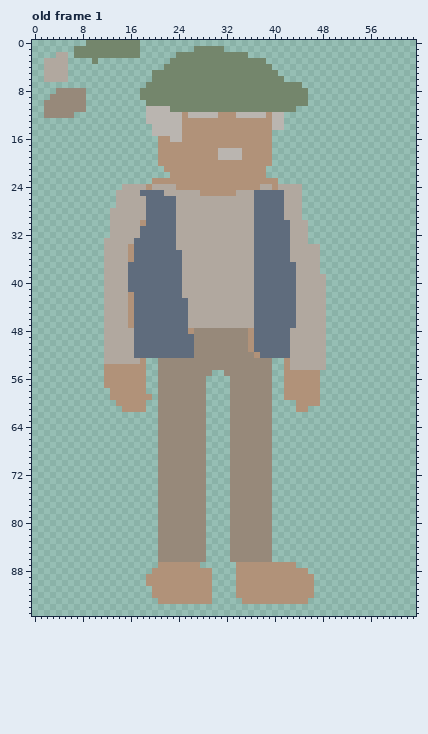
Two versions of one pixel-art file, assets/sprite_joueur.aseprite. The first picture shows the starting point.
64x96 pixels, 1 frame. Colours within 5 levels of each other are drawn and written as one. Shown: old frame 1. The commit also changed other frames, which this record leaves out.
Once edited:
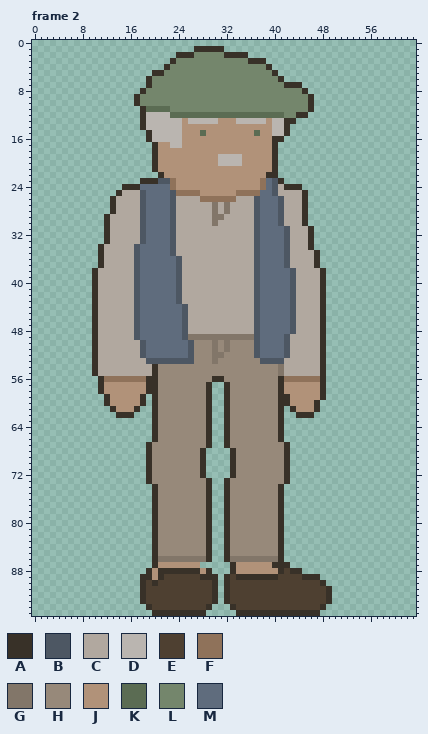
Palette (. is transparent): A #383128  B #4d5763  C #b1a89f  D #bab5b0  E #4e4031  F #8f725a  G #827669  H #97897a  J #b19279  K #5b6c53  L #74866c  M #5f6c7d
A new or re-ordered frame is compared with the old frame closest to it.
From old to new:
frames 1 -> 2
layer "chaussures" added
layer "line" added
Changed rows in their new state; - is an unchanged pixel.
Frame 2 is new; against old frame 1:
first column x 2:
 0 -------.........--------------------------------
 1 -----...........---------AAAAA------------------
 2 --..-...........------AAA-----AAAA--------------
 3 ....----.------------A------------AAA-----------
 4 ....----------------A----------------A----------
 5 ....--------------AA------------------A---------
 6 ....-------------A---------------------A--------
 7 -----------------A----------------------AAA-----
 8 --.....---------A--------------------------A----
 9 -......--------A----------------------------A---
10 .......--------AL---------------------------A---
11 .......---------AKKKK---------------------LLA---
12 .....-----------A----KKKKKKKKKKKKKKKKKKKLLAA----
13 ----------------A-------DDDDD---DDDDD---AA------
14 ----------------AD----------------------A-------
15 -----------------A--------K--------K--DDA-------
16 -----------------ADDD-----------------AA--------
17 ------------------A--DD---------------A---------
18 ------------------A----------JJJJ-----A---------
19 ------------------A-------------------A---------
20 ------------------A----------DDDD-----A---------
21 ------------------AJ-----------------JA---------
22 -------------------AJ----------------AA---------
23 ----------------AAABBF--------------FMBA--------
24 -------------AAAMMMMMF--------------FMB-AAA-----
25 ------------A---B---MBFFFF------FFFF--BC---A----
26 -----------A----B----B----FFFFFF---B---B---A----
27 -----------A----B----B------G-G----B---B---A----
28 -----------A----B----B------G-G----B---B---A----
29 ----------A-----B----B------GG-----B---B---A----
30 ----------A-----B----B------G------B---BC--A----
31 ----------A-----B----B-------------B----B---A---
32 ----------A-----B----B-------------B----B---A---
33 ----------A----CB----B-------------B----B---A---
34 ---------A----CB-----B-------------B----B---A.--
35 ---------A----CB-----BC------------B----B----A--
36 ---------A----CB------B------------B----B----A--
37 ---------A----CB------B------------B----BC---A--
38 --------AC----CB------B------------B-----B----A-
39 --------AC----CB------B------------B-----B----A-
40 --------AC----CB------B------------B-----B----A-
41 --------AC----CB------B------------B-----B----A-
42 --------AC----CB------B------------B-----B----A-
43 --------AC----CB------BC-----------B-----B----A-
44 --------AC----CB-------B-----------B-----B----A-
45 --------AC----CB-------B-----------B-----B----A-
46 --------AC----CB-------B-----------B-----B----A-
47 --------AC----CB-------B-----------B-----B----A-
48 --------AC-----B-------BCCCCCCCCCCCB-----B----A-
49 --------AC-----B-------BGGGGGGGGGGGB----B-----A-
50 --------AC-----CB-------B---G-G---HB----B-----A-
51 --------AC-----CB-------B---G-G---HB----B-----A-
52 --------AC-----CB-------B---GG-----B----B-----A-
53 --------AC------CBBBBBBBB---G-------BBBBC-----A-
54 --------ACCCCCCCCCA-------------------HGC-----A-
55 --------ACCCCCCCCCA---------HH--------HGCCCCCCA-
56 ---------AFFFFFFFAA--------HAAH-------HAFFFFFFA-
57 ---------A-------AA--------A--A-------HA------A-
58 ---------AJ------AA--------A--A-------HA------A-
59 ----------A-----A.A--------A--A-------HAA-----A-
60 ----------AJ----A-A--------A--A-------HAAJ---A--
61 -----------AJ--A.-A--------A--A-------HA-A--JA--
62 ------------AAA---A--------A--A-------HA--AAA---
63 ------------------A--------A--A-------HA--------
64 ------------------A--------A--A-------HA--------
65 ------------------A--------A--A-------HA--------
66 ------------------A--------A--A-------HA--------
67 -----------------AH--------A--A-------HHA-------
68 -----------------AH-------A----A------HHA-------
69 -----------------AH-------A----A------HHA-------
70 -----------------AH-------A----A------HHA-------
71 -----------------AH-------A----A------HHA-------
72 -----------------AH-------A----A------HHA-------
73 -----------------AH--------A--A-------HHA-------
74 ------------------A--------A--A-------HA--------
75 ------------------A--------A--A-------HA--------
76 ------------------A--------A--A-------HA--------
77 ------------------A--------A--A-------HA--------
78 ------------------A--------A--A-------HA--------
79 ------------------A--------A--A-------HA--------
80 ------------------A--------A--A-------HA--------
81 ------------------A--------A--A-------HA--------
82 ------------------A--------A--A-------HA--------
83 ------------------A--------A--A-------HA--------
84 ------------------A--------A--A-------HA--------
85 ------------------A--------A--A-------HA--------
86 ------------------AGGGGGGGGA--AGGGGGGGGA--------
87 ------------------A------------A------AAA.------
88 -----------------A-AAAAAAA-A---A-------AEAA.----
89 ----------------AA-AEEEEEEAAA-AEAAAAAAAEEEEAAA--
90 ----------------AEAEEEEEEEEEA-AEEEEEEEEEEEEEEEA-
91 ----------------AEEEEEEEEEEEA-AEEEEEEEEEEEEEEEEA
92 ----------------AEEEEEEEEEEEA-AEEEEEEEEEEEEEEEEA
93 ----------------AEEEEEEEEEEEA-AEEEEEEEEEEEEEEEEA
94 -----------------AEEEEEEEEEA---AEEEEEEEEEEEEEEA-
95 ------------------AAAAAAAAA-----AAAAAAAAAAAAAA--
Changed places in both pictures, as pixel boxes (x1, y1, x2, y2):
changed: (44, 40, 332, 616)
